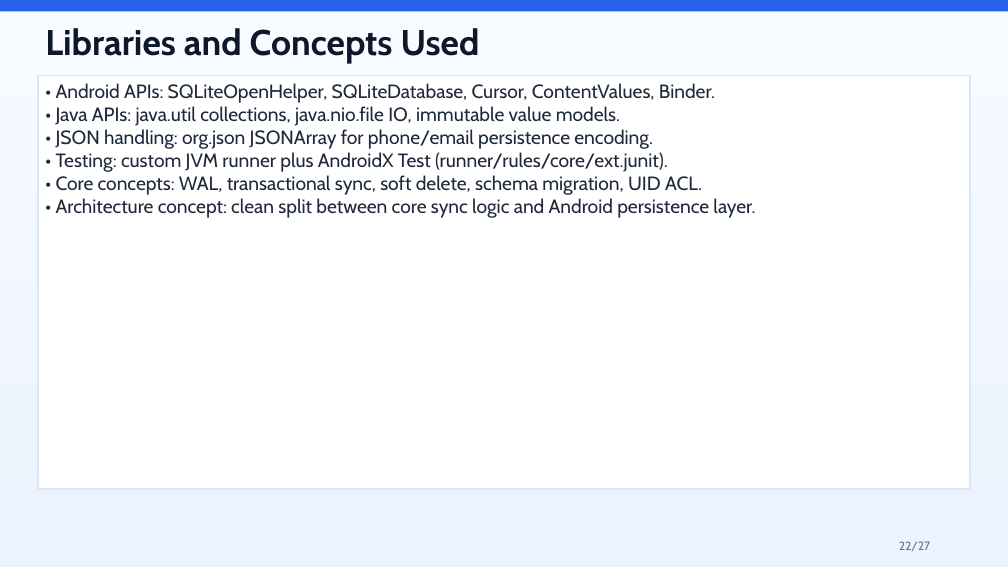
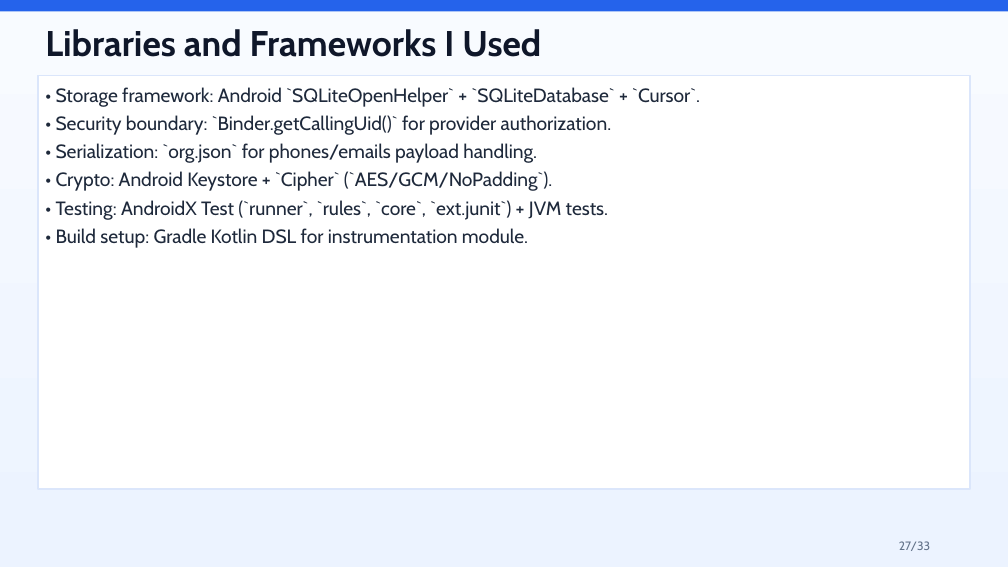
Before and after one commit to partharock/zweithreads-case-study, a slide deck: slide 27 of docs/AAOS_Persistent_Contacts_Case_Study_Presentation.pptx (slide 22 before the commit). Drawn at 1008x567 pixels with LibreOffice and Linux fonts; fonts in the diff are those of the drawing. Boxes give left, top, right and bottom in pixels: in the first picture for what was removed or moved away, otherwise in the second. Text is boxed around its words. In the diff, an @@ line names an element or a change of style, - is before the commit and + after.

Commit message:
Update `generate_case_study_ppt.py` to support advanced slide elements and split output into main and appendix decks.
Key changes:
- Added `TableData` and `IndexEntry` dataclasses to support structured tables and interactive index cards with hyperlinks.
- Implemented `table_xml` and `index_card_shape_xml` to generate complex OpenXML shapes.
- Enhanced `paragraph_xml` and `run_xml` with support for custom line spacing, spacing before/after, and hyperlinking.
- Updated `slide_xml` to handle new layouts including tables, index cards, and improved code block styling.
- Refactored slide generation into `build_main_slides` and `build_appendix_slides`, producing two distinct PPTX files.
- Added comprehensive case study content covering executive summaries, data lifecycles, security threat models, and operational runbooks.

```diff
--- a/docs/AAOS_Persistent_Contacts_Case_Study_Presentation.pptx
+++ b/docs/AAOS_Persistent_Contacts_Case_Study_Presentation.pptx
@@ text at bbox=[45, 29, 541, 57]: text changed @@
-Libraries and Concepts Used
+Libraries and Frameworks I Used
@@ text in rectangle at bbox=[56, 87, 700, 248]: text changed @@
-• Android APIs: SQLiteOpenHelper, SQLiteDatabase, Cursor, ContentValues, Binder.
-• Java APIs: java.util collections, java.nio.file IO, immutable value models.
-• JSON handling: org.json JSONArray for phone/email persistence encoding.
-• Testing: custom JVM runner plus AndroidX Test (runner/rules/core/ext.junit).
-• Core concepts: WAL, transactional sync, soft delete, schema migration, UID ACL.
-• Architecture concept: clean split between core sync logic and Android persistence layer.
+• Storage framework: Android `SQLiteOpenHelper` + `SQLiteDatabase` + `Cursor`.
+• Security boundary: `Binder.getCallingUid()` for provider authorization.
+• Serialization: `org.json` for phones/emails payload handling.
+• Crypto: Android Keystore + `Cipher` (`AES/GCM/NoPadding`).
+• Testing: AndroidX Test (`runner`, `rules`, `core`, `ext.junit`) + JVM tests.
+• Build setup: Gradle Kotlin DSL for instrumentation module.
@@ text at bbox=[899, 541, 930, 551]: text changed @@
-22/27
+27/33
```
Also in this commit, not shown: 6 other slides changed, 26 slides added, 20 slides removed, 2 other files.
